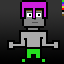
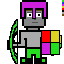
Revision of a layered 64 × 64 image; what changed, layer by layer:
added group "bows" with 24 layers above "shields" over [9,19,18,64]
added layer "bow 24" in group "bows" over [9,19,18,64]
added layer "bow 21" in group "bows" over [9,19,18,64]
added layer "bow 18" in group "bows" over [9,19,18,64]
added layer "bow 15" in group "bows" over [9,19,18,64]
added layer "bow 12" in group "bows" over [9,19,18,64]
added layer "bow 9" in group "bows" over [9,19,18,64]
added layer "bow 6" in group "bows" over [9,19,18,64]
added layer "bow 3" in group "bows" over [9,19,18,64]
added group "shields" with 36 layers above "swords" over [41,30,62,56]
added layer "shield 36" in group "shields" over [41,30,60,55]
added layer "shield 35" in group "shields" over [43,35,62,56]
added layer "shield 33" in group "shields" over [41,30,60,55]
added layer "shield 30" in group "shields" over [41,30,60,55]
added layer "shield 27" in group "shields" over [41,30,60,55]
added layer "shield 24" in group "shields" over [41,30,60,55]
added layer "shield 21" in group "shields" over [41,30,60,55]
added layer "shield 18" in group "shields" over [41,30,60,55]
added layer "shield 15" in group "shields" over [41,30,60,55]
added layer "shield 12" in group "shields" over [41,30,60,55]
added layer "shield 9" in group "shields" over [41,30,60,55]
added layer "shield 6" in group "shields" over [41,30,60,55]
added layer "shield 3" in group "shields" over [41,30,60,55]
hid "guide" (2nd of 2) over [0,0,64,64]
…and 39 more changes (39 added)
